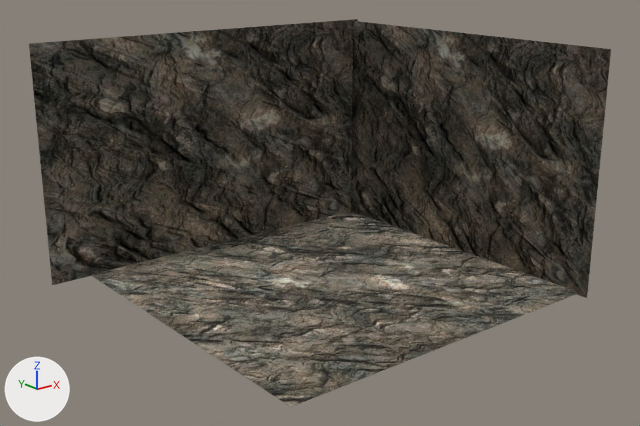
One commit to the Blender file 01-Models/Hoehle.blend: the scene before it, then after it.
The view is the same before and after, from a 50 mm camera at (-15.44, -19.21, 11.23) aimed at (1.57, 2.06, 2.72). The lights are fixed; the arrows at lower left show +X, +Y and +Z.

The older version as bpy lines, for what is in view:
```python
mat_material_001 = bpy.data.materials.new('Material.001')
mat_material_001.use_nodes = True; mat_material_001.node_tree.nodes.clear()
_N = mat_material_001.node_tree.nodes; _L = mat_material_001.node_tree.links
n0 = _N.new('ShaderNodeOutputMaterial'); n0.name = 'Material Output'
n1 = _N.new('ShaderNodeBsdfAnisotropic'); n1.name = 'Glossy BSDF'
n1.distribution = 'GGX'
n1.inputs[1].default_value = 0.61  # 'Roughness'
n2 = _N.new('ShaderNodeTexImage'); n2.name = 'Image Texture'
n2.image = img_fels__jpg_001
_L.new(n1.outputs[0], n0.inputs[0])  # 'BSDF' to 'Surface'
_L.new(n2.outputs[0], n1.inputs[0])  # 'Color' to 'Color'
me_plane = bpy.data.meshes.new('Plane')
me_plane.from_pydata(...)  # 81 vertices, 64 faces; spans x -1.0..1.0, y -1.0..1.0, z 0.0
me_plane.materials.append(mat_material_003)
me_plane_001 = bpy.data.meshes.new('Plane.001')
me_plane_001.from_pydata(...)  # 81 vertices, 64 faces; spans x -1.0..1.0, y -1.0..1.0, z 0.0
me_plane_001.materials.append(mat_material_001)
me_plane_003 = bpy.data.meshes.new('Plane.003')
me_plane_003.from_pydata(...)  # 289 vertices, 256 faces; spans x -0.74..1.26, y -1.3..0.7, z 0.0
me_plane_003.materials.append(mat_material_001)
ob_plane = bpy.data.objects.new('Plane', me_plane)
ob_plane.location = (2.34, 2.64, 0.11)
ob_plane.scale = (6.14, 6.14, 6.14)
ob_plane_001 = bpy.data.objects.new('Plane.001', me_plane_001)
ob_plane_001.location = (8.0, 2.23, 4.0)
ob_plane_001.rotation_euler = (0.0, 1.571, 0.0)  # degrees (0, 90, 0)
ob_plane_001.scale = (4.0, 6.0, 4.45)
ob_plane_002 = bpy.data.objects.new('Plane.002', me_plane_003)
ob_plane_002.location = (-0.47, 8.0, 5.11)
ob_plane_002.rotation_euler = (0.0, 1.571, 1.571)  # degrees (0, 90, 90)
ob_plane_002.scale = (4.0, 6.7, 7.19)
```
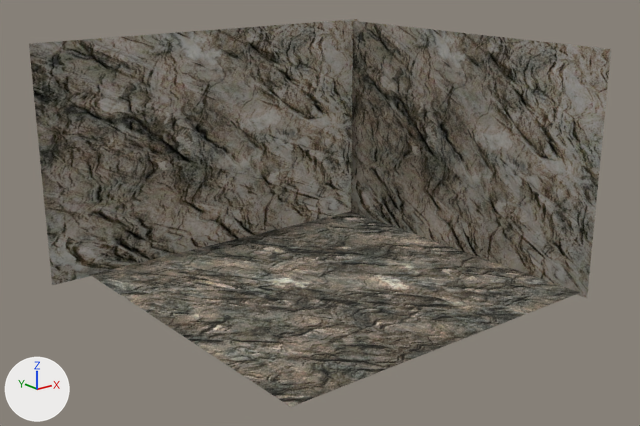
Where the change shows, as pixel boxes (x1, y1, x2, y2) in the pictures (640 x 426 px):
'Plane.002', surface changed
    both: (29, 19, 358, 285)
'Plane.001', surface changed
    both: (351, 21, 611, 298)

What changed in the scene script:
```text
Add img_fels2_jpg:
    img_fels2_jpg = load_image('fels2.jpg', '../02-Textures/fels2.jpg', 640, 436, 'sRGB')
Change mat_material_001:
    where n2 = _N.new('ShaderNodeTexImage'); n2.name = 'Image Texture'
    n2.image: img_fels__jpg_001 -> img_fels2_jpg
```
